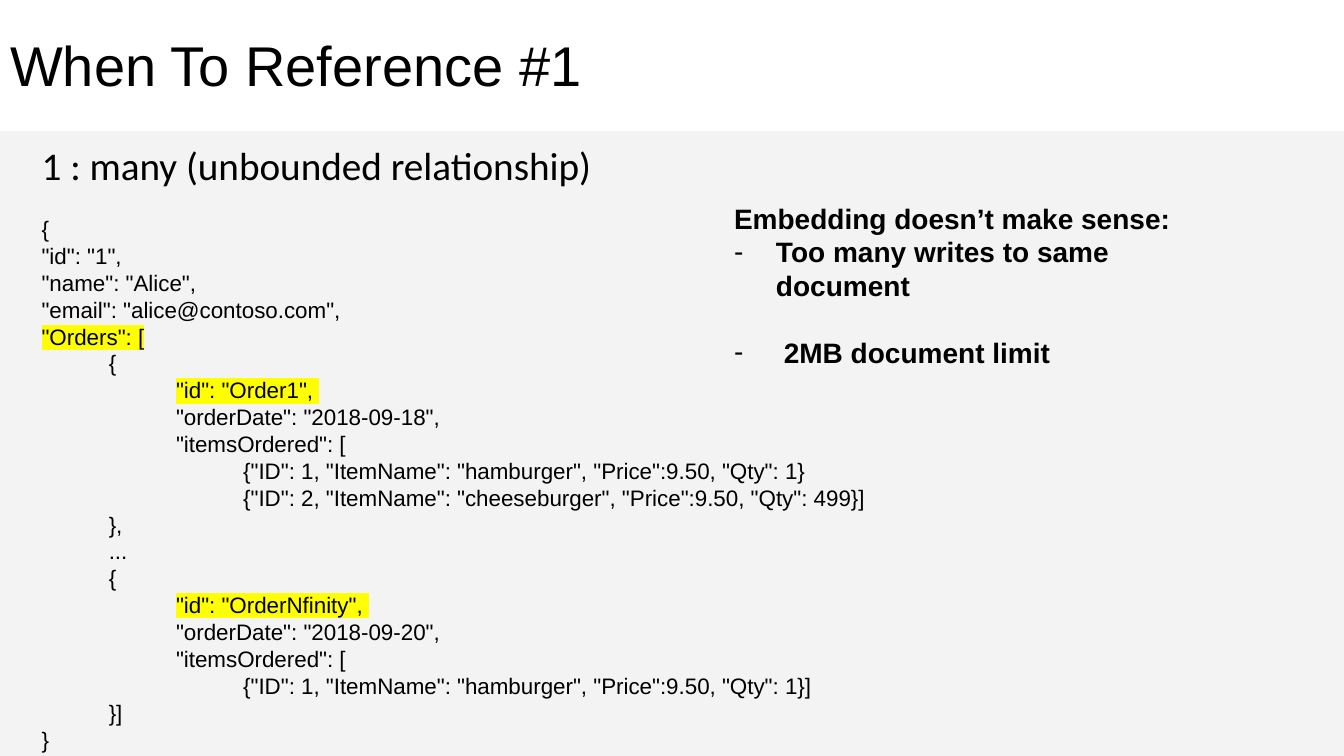
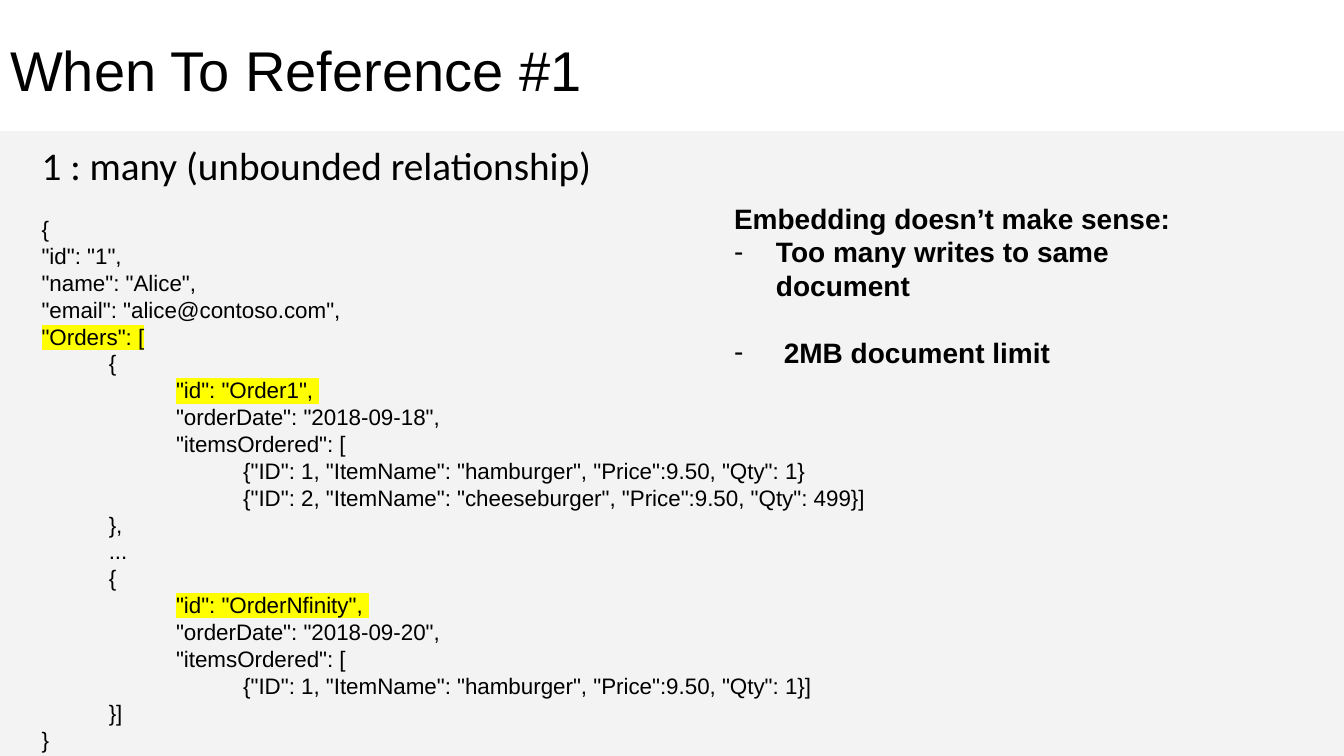
Before and after one commit to CosmosDB/labs, a slide deck: slide 15 of decks/Data-Modeling.pptx. Drawn at 1344x756 pixels with LibreOffice and Linux fonts; fonts in the diff are those of the drawing. Boxes give left, top, right and bottom in pixels: in the first picture for what was removed or moved away, otherwise in the second. Text is boxed around its words. In the diff, an @@ line names an element or a change of style, - is before the commit and + after.

```diff
--- a/decks/Data-Modeling.pptx
+++ b/decks/Data-Modeling.pptx
@@ title "When To Reference #1" moved from (x1=10, y1=45, x2=581, y2=87) to (x1=10, y1=50, x2=581, y2=92) @@
```
Also in this commit, not shown: 16 other slides changed, 3 slides added.
